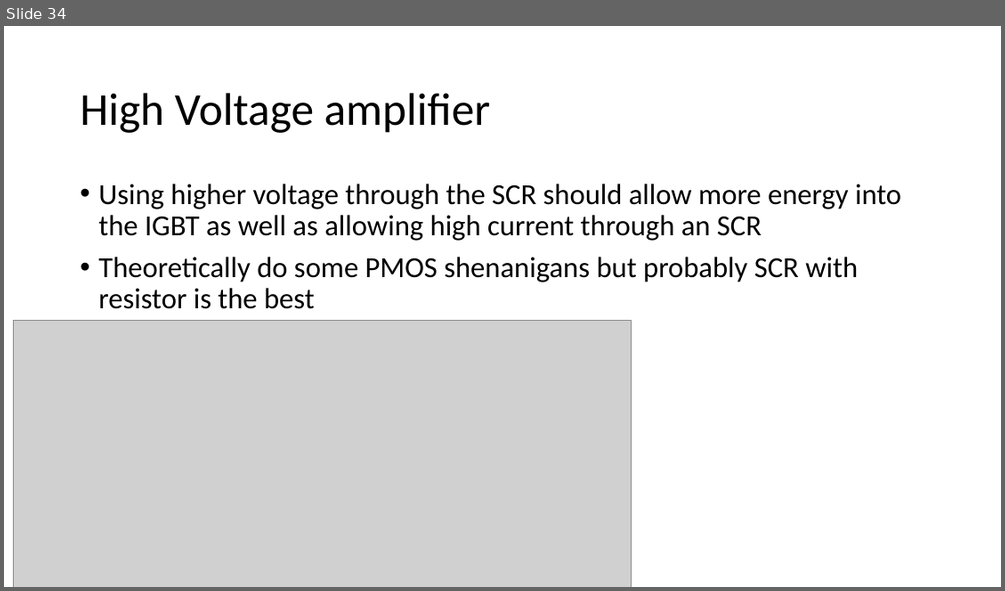
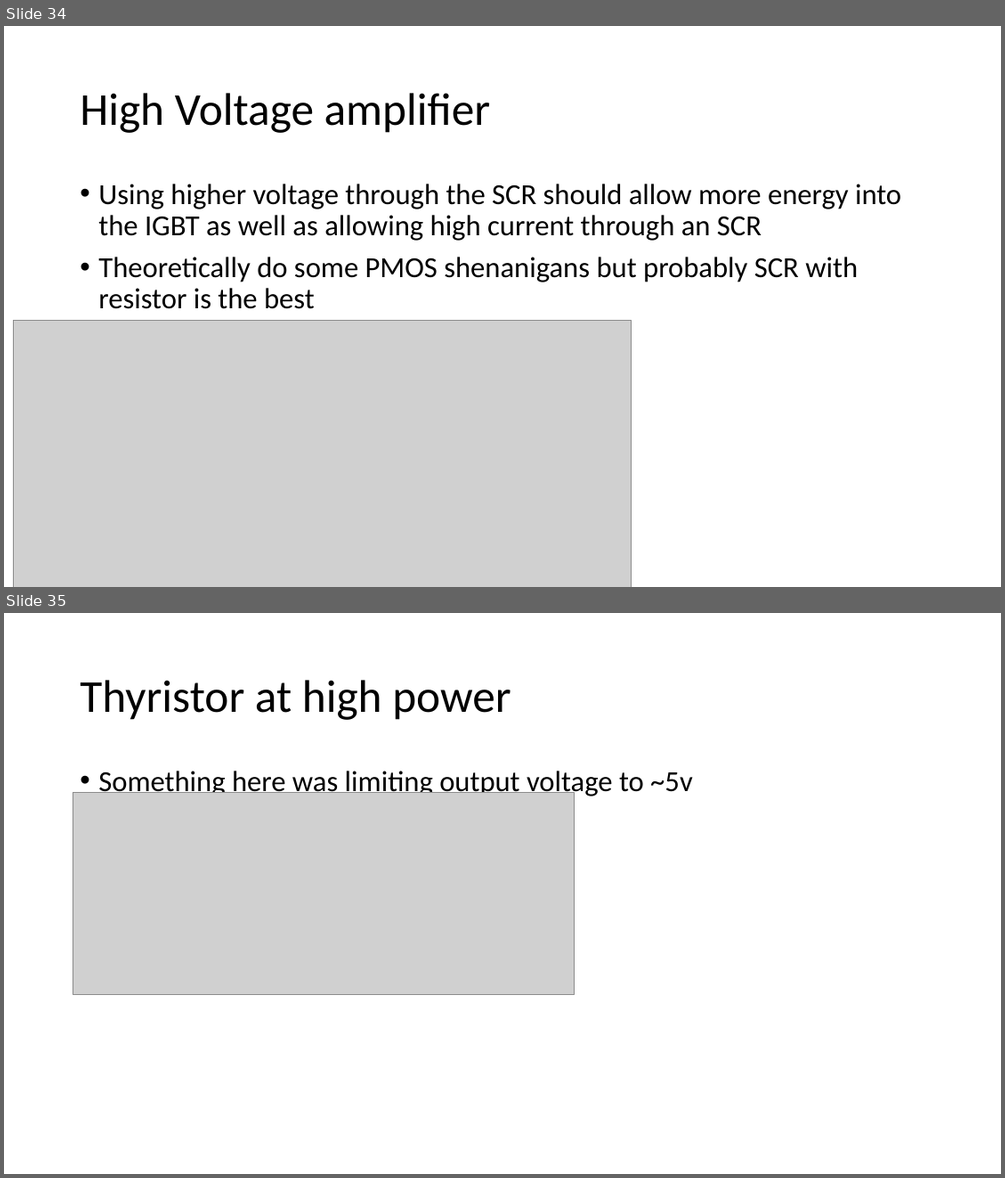
Before and after one commit to will4269/capstone, a slide deck: photo-interrupt.pptx. Shown one above the other, each under a label of ours: slide 34 before the commit, slides 34 and 35 after it. The pictures are 1005x591 and 1005x1178 pixels, drawn with LibreOffice and Linux fonts; fonts in the diff are those of the drawing; grey boxes stand for pictures. Boxes give left, top, right and bottom in pixels: in the first picture for what was removed or moved away, otherwise in the second. Text is boxed around its words. In the diff, an @@ line names an element or a change of style, - is before the commit and + after.

```diff
--- a/photo-interrupt.pptx
+++ b/photo-interrupt.pptx
@@ slide 35 added at (4, 613, 1001, 1174), background #FFFFFF @@
@@ title added at (80, 680, 510, 720), 44 pt, text #000000 @@
+Thyristor at high power
@@ text added at (98, 771, 693, 798), 28 pt, text #000000 @@
+• Something here was limiting output voltage to ~5v
@@ picture added at (73, 793, 574, 994) @@
```
Also in this commit, not shown: 1 other slide added, 1 other file.
